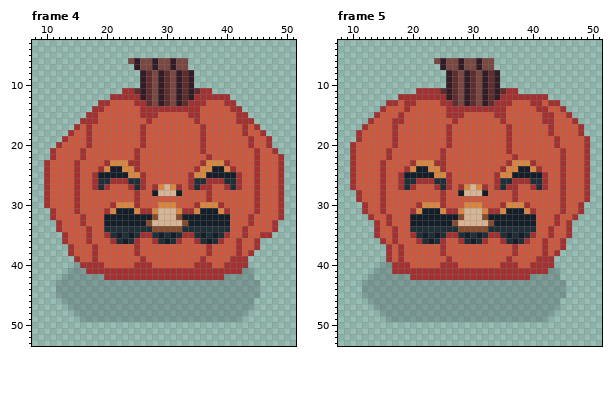
Pixel-art file, stored at assets/sprites/aseprite/pumpkin_walk_60x60.aseprite. The picture above was drawn from the file before the commit.
60x60 pixels, 5 frames. Shown: frame 4: x 8..51, y 3..53; frame 5: x 8..51, y 3..53. The commit also changed other frames, which this record leaves out.
Once edited:
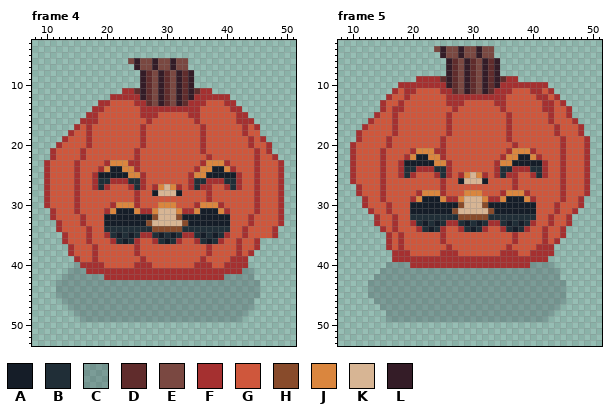
Palette (. is transparent): A #151d28  B #202e37  C #394a504b  D #602c2c  E #7a4841  F #a53030  G #cf573c  H #884b2b  J #da863e  K #d7b594  L #341c27
Diff:
Changed rows in their new state; - is an unchanged pixel.
Frame 4, layer "pumpkin":
first column x 46:
18 .---
19 F.--
21 -F.-
22 --F.
first column x 46:
33 --GF
35 GGF-
Frame 5, layers "pumpkin", "shadow":
first column x 10:
 4 --------------ELEELEELEE----------------
 5 ---------------LEELEELEE----------------
 6 --------------..LDELDELDL---------------
 7 ---------------.LDELDELDL---------------
 9 -----------FFFFD---------DFF------------
10 --------FFFFFFFF---------FFFFFFFF-------
11 -------FGFFGGGGFF-------FF-GGGFFGF------
12 ------FGG-GGGGGGFFFFFFFFF-GGGGG--GF-----
13 -----FGGFGG----G-FFGGGGG--G---GGF-GF----
14 -------FFG------G-GGGGGGG------G-F-GF---
15 -------FG--------GG-----GGF-----G-------
16 --------G-------FG-------GF-----G-------
17 ---------------------------------GF-----
18 ---------------------------------GF-----
19 ------FG-------FG-----------------GF----
20 ------FG-------FG---------GF------GF----
21 -----FG---FJJJF------------JJJF---------
22 -----FG--FJAAJJ----------FJJAAJF--------
23 --------FAAAAAJJF-------FJJAAAAAF-------
24 --------FBBFFFBBF-------FBBFFFBBF-------
25 ---------BFGGGFB--FJKJF--BFFGGFB--------
26 --------GGGGGGGFG-AKKKA-GGG-GGGGG-------
27 .F------GGG---GFG-GGGGG-GGG---GGG-------
28 -----------FJJJ---GJJJG--FJJJF----------
29 -.F-------FJAAAJFFJKKKJFFJAAAJF-------F.
30 -----GF---AAAAAAAAHKKKHAAAAAAAA---FG----
31 --.F-GF---AA---AAHK---KHAA---AA---FG-F.-
32 ---.F-GF--BBBBBBBB-HHH-BBBBBBBB--FG-F.--
33 ------GF--FB-B-BFFBABABFFB-B-BF--FG-----
34 ----.F----GF-A-FGGFBABFGGF-A-FG-FG-F.---
35 ----..FGF-GGGGGFGGGGGGGGGGGFGGG-FG-F.---
36 -----.FGF--GGGG---GGGGG--GGFGG----F.----
37 ---------------GF---------FG---F-F..----
38 ------.F-F------FF-------FF---FF-F.-----
39 ------.F-FFFFFFF-FFFFFFFFF-FFFF--.------
40 -----.-CCCFFFFF---FFFFFFF---FFCCCC------
41 ----.--CCCCCCCCCCCCCCCCCCCCCCCCCC-------
42 ---.------CCCCCCCCCCCCCCCCCCCC----------
43 --.-------------------------------------
44 --.-------------------------------------
45 --.-------------------------------------
46 ---.-------------------------------C----
47 ----.-----------------------------------
48 -----.----------------------------------
